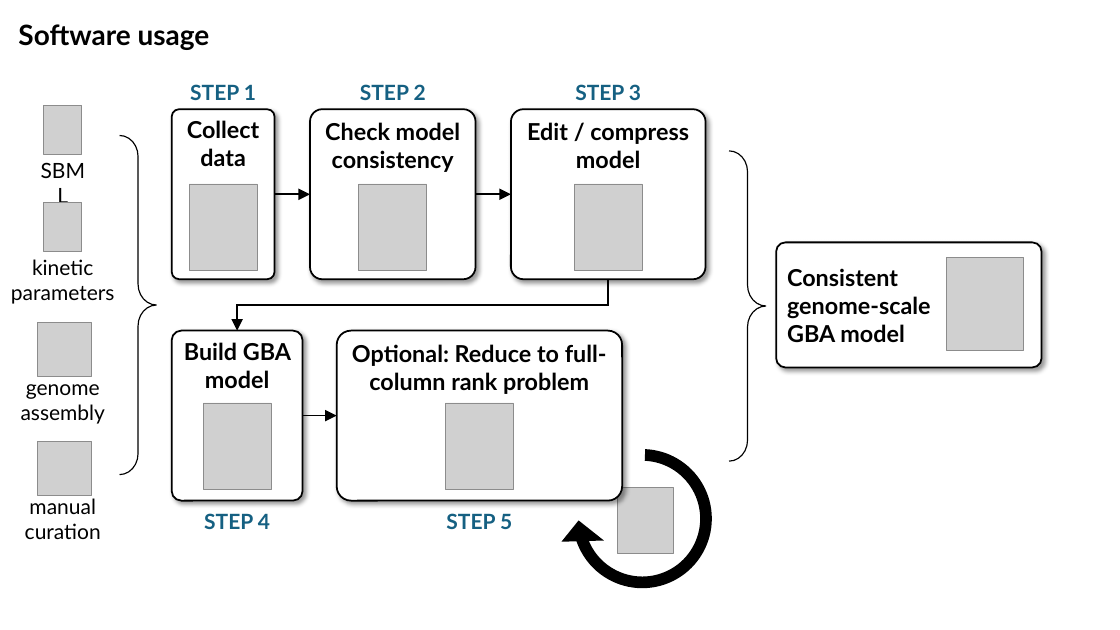
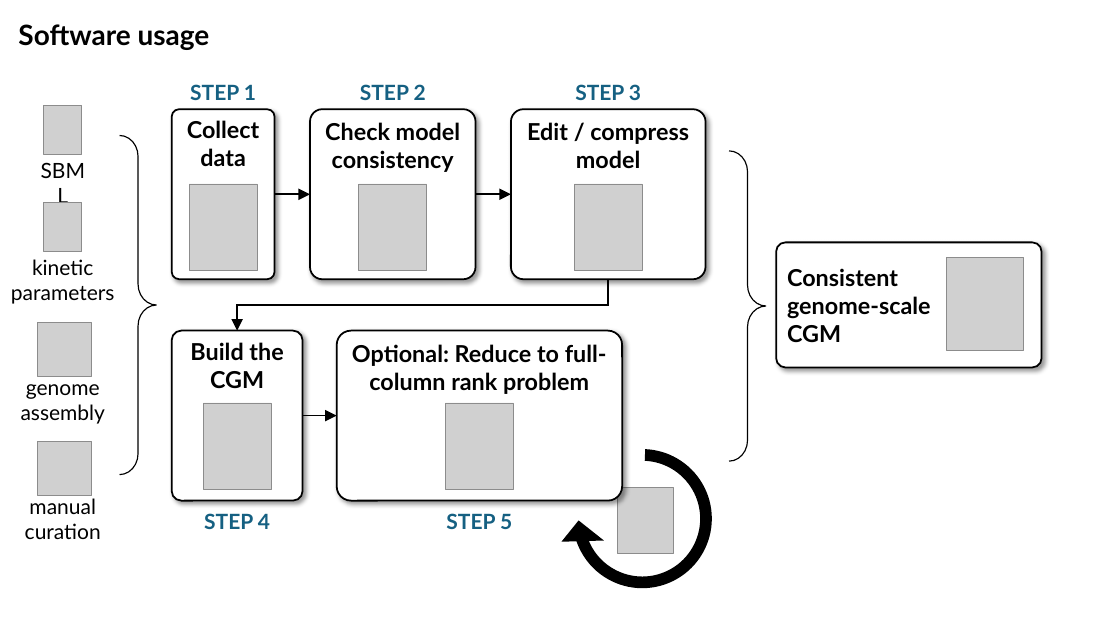
Before and after one commit to charlesrocabert/gbapy, a slide deck: slide 7 of doc/genome_scale_pipeline/genome_scale_pipeline.pptx. Drawn at 1120x630 pixels with LibreOffice and Linux fonts; fonts in the diff are those of the drawing; grey boxes stand for pictures. Boxes give left, top, right and bottom in pixels: in the first picture for what was removed or moved away, otherwise in the second. Text is boxed around its words. In the diff, an @@ line names an element or a change of style, - is before the commit and + after.

```diff
--- a/doc/genome_scale_pipeline/genome_scale_pipeline.pptx
+++ b/doc/genome_scale_pipeline/genome_scale_pipeline.pptx
@@ text in rounded rectangle at (787,325,841,342): text changed @@
-GBA model
+CGM
@@ text in rounded rectangle at (190,342,283,388): text changed @@
-Build GBA model
+Build the CGM
```
Also in this commit, not shown: 3 other slides changed, 19 other files.
